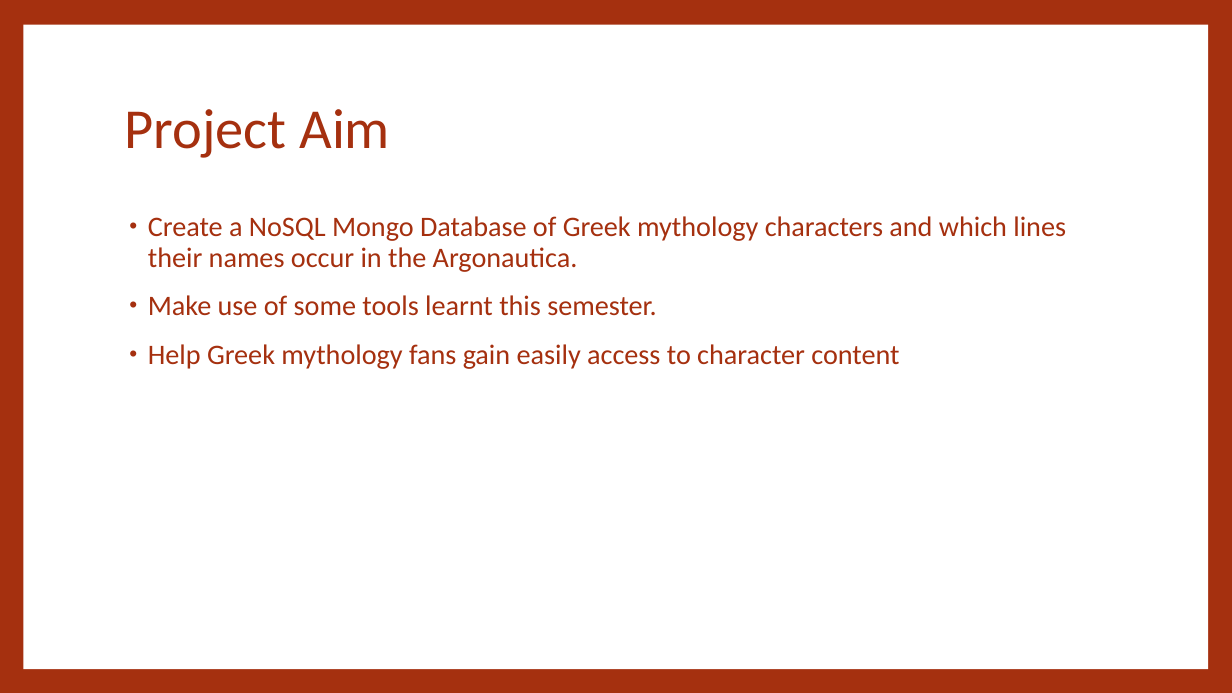
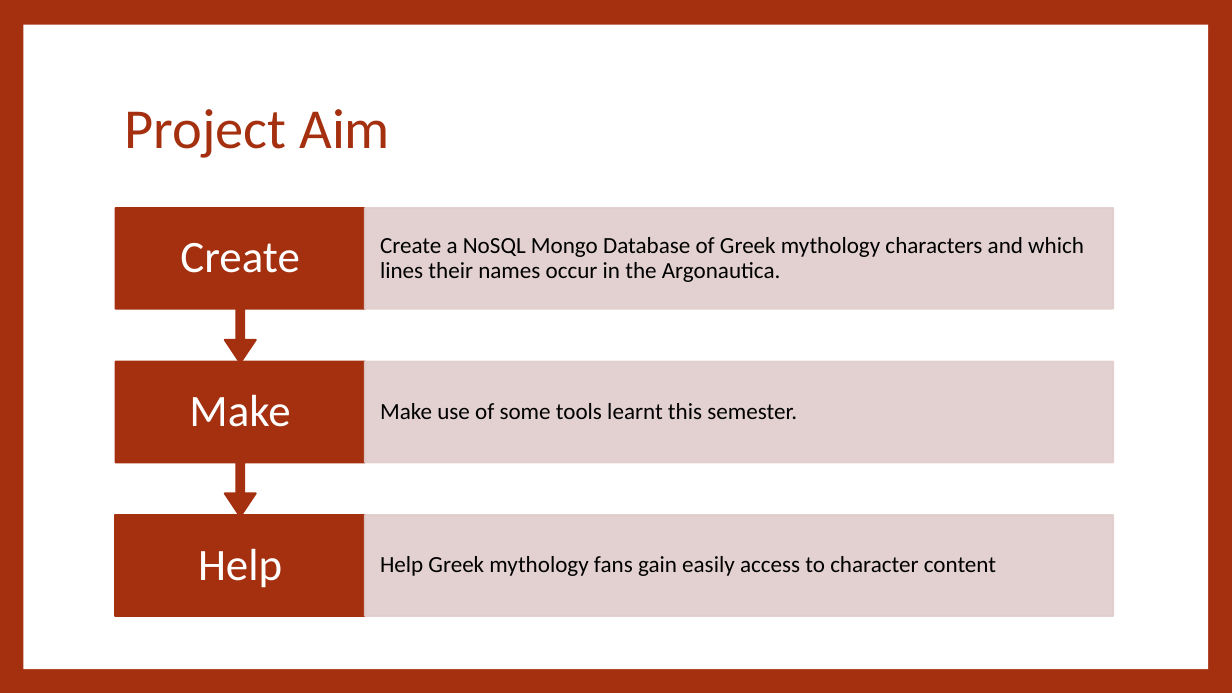
Before and after one commit to nannohk/DataManagement_Greek_Mythology_Project, a slide deck: slide 2 of GreekMythology_Presentation.pptx. Drawn at 1232x693 pixels with LibreOffice and Linux fonts; fonts in the diff are those of the drawing. Boxes give left, top, right and bottom in pixels: in the first picture for what was removed or moved away, otherwise in the second. Text is boxed around its words. In the diff, an @@ line names an element or a change of style, - is before the commit and + after.

```diff
--- a/GreekMythology_Presentation.pptx
+++ b/GreekMythology_Presentation.pptx
@@ text removed at <box>148,216,1066,369</box> @@
-• Create a NoSQL Mongo Database of Greek mythology characters and which lines their names occur in the Argonautica.
-• Make use of some tools learnt this semester.
-• Help Greek mythology fans gain easily access to character content
@@ group added at <box>116,208,1114,616</box>: 6 texts, 4 rectangles, 2 up arrow callouts @@
+Help
+Help Greek mythology fans gain easily access to character content
+Make
+Make use of some tools learnt this semester.
+Create
+Create a NoSQL Mongo Database of Greek mythology characters and which lines their names occur in the Argonautica.
```
Also in this commit, not shown: 4 other slides changed, 3 slides added, 1 slide removed, 2 other files.
